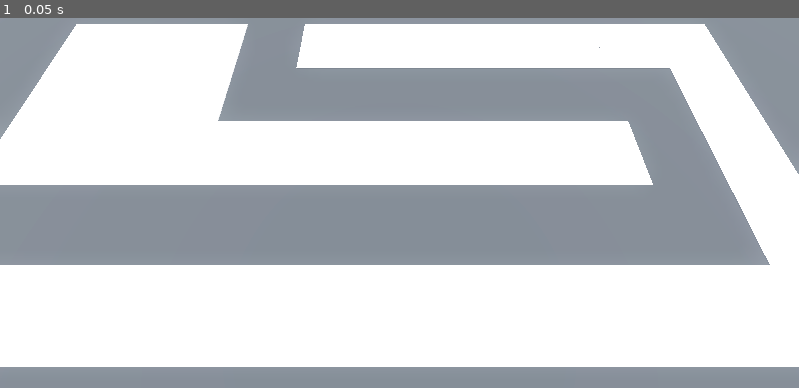
Above: before the commit, frame 1.
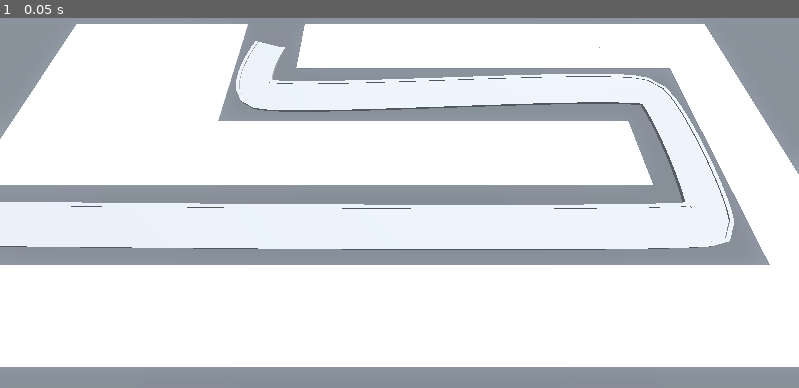
Above: after the commit, the same moment.

Repository: beltranbot/barbarian-blaster
Game: Godot game, scene res://BaseLevel.tscn
Two runs of this game, one before a commit and one after it. Both use one fixed random seed, a clock stepped at 60 frames per second and the inputs below. The project has no main scene, so this scene is started directly.
Inputs:
- Up to frame 1 (0.05 s): no input

The runs differ from the first frame. In frame 1, 17% of the frame differs, in the area x 0-92%, y 6-63%.

Commit message:
3.5 Building Curves With Path3D

Diff:
--- a/BaseLevel.tscn
+++ b/BaseLevel.tscn
@@ -17,6 +17,13 @@
 
 [sub_resource type="StandardMaterial3D" id="StandardMaterial3D_bwg6w"]
 albedo_color = Color(0.266667, 0.266667, 0.266667, 1)
+
+[sub_resource type="Curve3D" id="Curve3D_f6eyc"]
+_data = {
+"points": PackedVector3Array(0, 0, 0, 0, 0, 0, -27, 0, 6, -0.6, 0, 0.5, 0.6, 0, -0.5, 14, 0, 6, 0.7, 0, 1.1, -0.7, 0, -1.1, 14, 0, -2, 1.1, 0, 0.9, -1.1, 0, -0.9, -10, 0, -2, 0, 0, 0, 0, 0, 0, -10, 0, -6),
+"tilts": PackedFloat32Array(0, 0, 0, 0, 0)
+}
+point_count = 5
 
 [node name="BaseLevel" type="Node3D"]
 
@@ -42,3 +49,45 @@
 data = {
 "cells": PackedInt32Array(65535, 65534, 0, 65530, 65535, 0, 4, 65535, 0, 65530, 65534, 0, 65531, 65534, 0, 65532, 65534 …(366 unchanged characters)…
 }
+
+[node name="Path3D" type="Path3D" parent="."]
+curve = SubResource("Curve3D_f6eyc")
+
+[node name="Road" type="CSGPolygon3D" parent="Path3D"]
+polygon = PackedVector2Array(-1, 0, -1, 0.1, 1, 0.1, 1, 0)
+mode = 2
+path_node = NodePath("..")
+path_interval_type = 0
+path_interval = 0.5
+path_simplify_angle = 0.0
+path_rotation = 2
+path_local = false
+path_continuous_u = true
+path_u_distance = 1.0
+path_joined = false
+
+[node name="LeftEdge" type="CSGPolygon3D" parent="Path3D"]
+polygon = PackedVector2Array(-1.1, 0, -1.1, 0.15, -0.9, 0.15, -0.9, 0)
+mode = 2
+path_node = NodePath("..")
+path_interval_type = 0
+path_interval = 0.5
+path_simplify_angle = 0.0
+path_rotation = 2
+path_local = false
+path_continuous_u = true
+path_u_distance = 1.0
+path_joined = false
+
+[node name="RightEdge" type="CSGPolygon3D" parent="Path3D"]
+polygon = PackedVector2Array(0.9, 0, 0.9, 0.15, 1.1, 0.15, 1.1, 0)
+mode = 2
+path_node = NodePath("..")
+path_interval_type = 0
+path_interval = 0.5
+path_simplify_angle = 0.0
+path_rotation = 2
+path_local = false
+path_continuous_u = true
+path_u_distance = 1.0
+path_joined = false
Not shown: 1 places in BaseLevel.tscn that only renumber resources
Not shown: 4 places in MeshLibraries/SpaceLibrary.tres that only renumber resources
